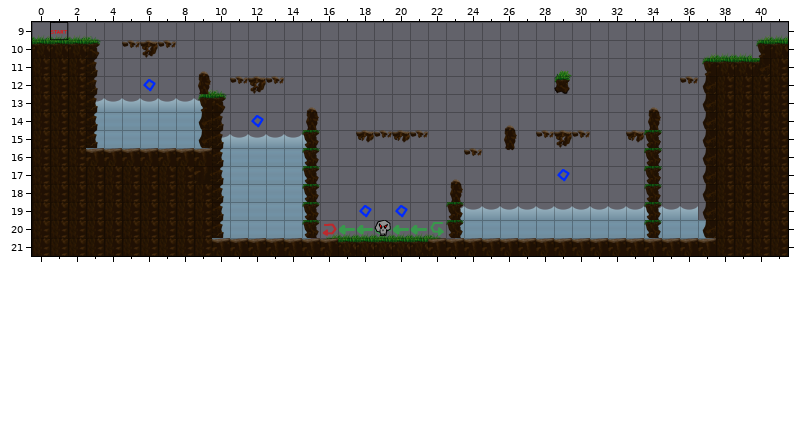
Tiled map, stored at data/level03.tmx. The first picture shows the starting point.
Cells are 64x64 px. Shown: x 0..41, y 9..21.
And afterwards:
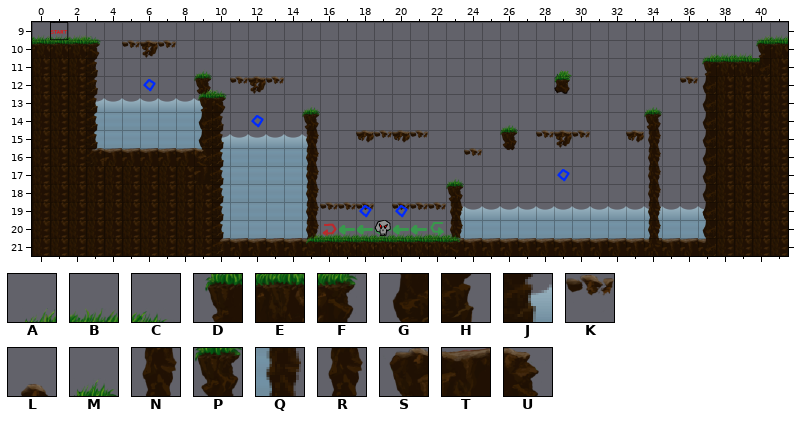
Key: from "mapset01": A 8, B 9, C 10, D 16, E 17, F 18, G 24, H 26, J 37, K 39, L 40, M 42, N 48, P 50, Q 52, R 58, S 88, T 89, U 90.
_ is an empty cell, . an unchanged one.
Tiles of an added or newly shown layer are drawn over the layers below it.
See-through tiles are keyed as they look on the map.
Edits made:
--- layer "Hintergrund"
@@ x 34..34 @@
-15 P
-16 P
-17 P
+15 _
+16 _
+17 _
@@ x 37..37 @@
-19 _
+19 J
@@ x 15..15 @@
-21 Q
+21 R
--- layer "main"
@@ x 3..34 @@
-11 ......L.........................
-12 ......N.........................
-13 ............L..................L
-14 ............N..........L.......N
-15 ............P..........N.......P
-16 T.....T.....P..................P
-17 ............P.......L..........P
-18 ............P.......N..........P
-19 ............P___.___P..........P
-20 ............P.......P..........P
+11 ......M.........................
+12 ......P.........................
+13 ............M..................M
+14 ............P..........M.......P
+15 ............R..........P.......R
+16 H.....G.....R..................R
+17 ............R.......M..........R
+18 ............R.......P..........R
+19 ............RKKK.KKKR..........R
+20 ............R.......R..........R
--- layer "vordergrund" (now shown)
@@ x 2..2 @@
- 9 _
+ 9 A
@@ x 3..9 @@
-11 _......
-12 _....._
+11 H......
+12 H.....A
@@ x 3..9 @@
-16 _....._
+16 S.....U
@@ x 10..37 @@
-19 ..........................._
-20 .....__.....__..............
-21 _..____.....__.........._.._
+19 ...........................G
+20 .....AB.....BC..............
+21 H..TTDE.....EF..........R..G
